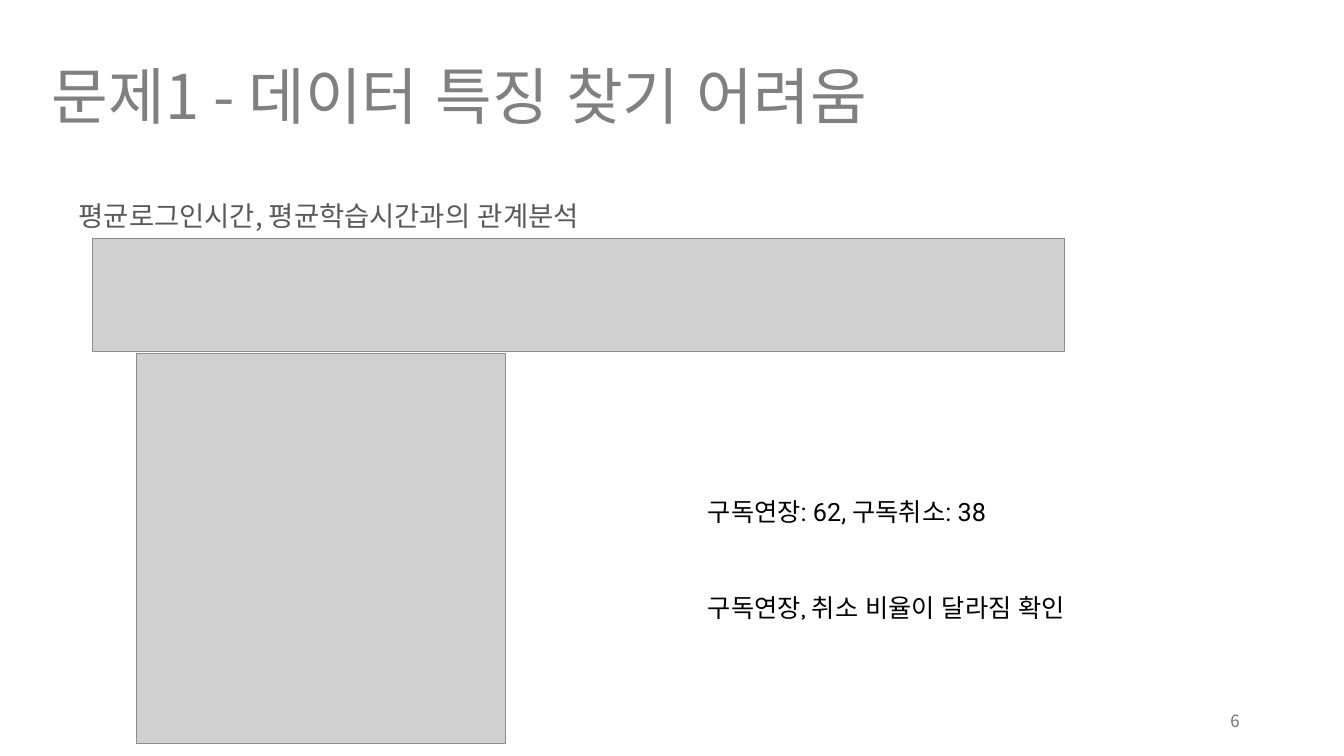
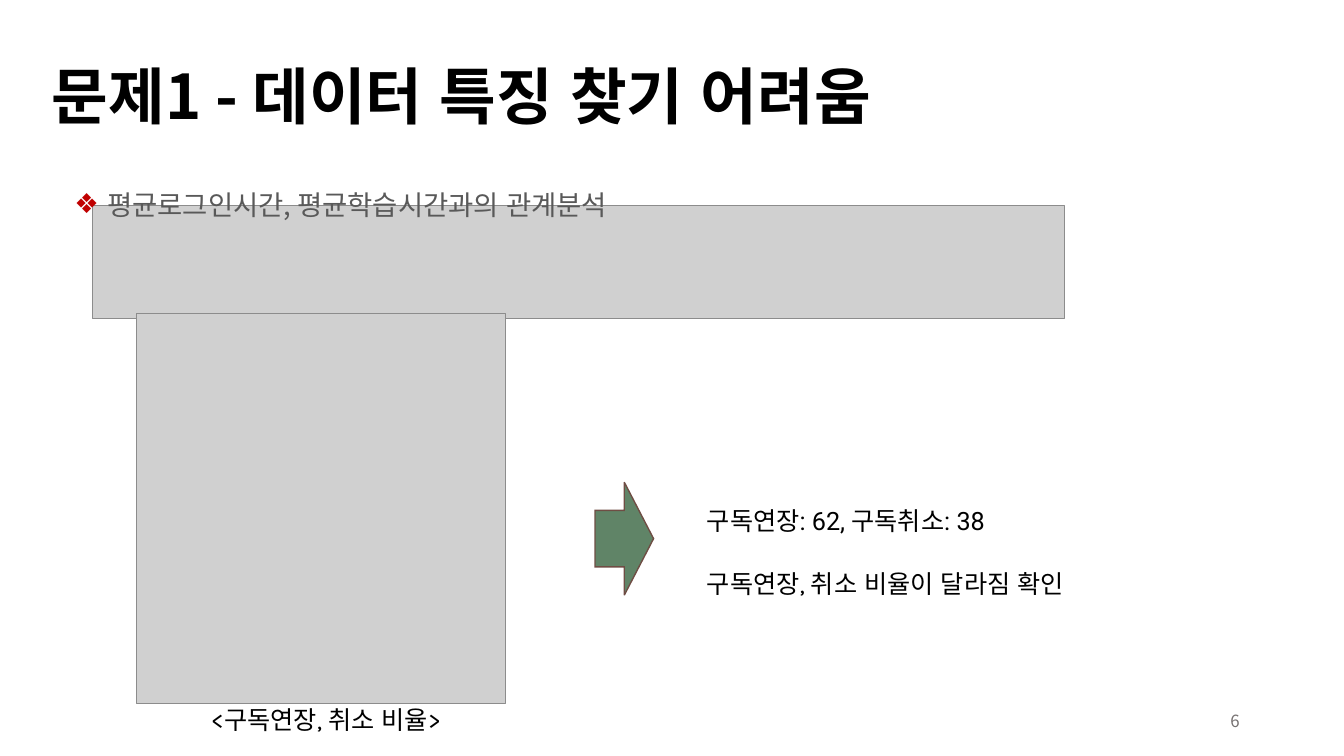
Before and after one commit to aiexplorer515/wassup_white, a slide deck: slide 6 of Project/DA_미니프로젝트.pptx. Drawn at 1344x756 pixels with LibreOffice and Linux fonts; fonts in the diff are those of the drawing; grey boxes stand for pictures. Boxes give left, top, right and bottom in pixels: in the first picture for what was removed or moved away, otherwise in the second. Text is boxed around its words. In the diff, an @@ line names an element or a change of style, - is before the commit and + after.

```diff
--- a/Project/DA_미니프로젝트.pptx
+++ b/Project/DA_미니프로젝트.pptx
@@ title "문제1 - 데이터 특징 찾기 ..." at [52,67,871,125]: text colour #808080 to #000000, bold on @@
@@ text "평균로그인시간, 평균학습시간과의 관계분석": place and size @@
-text "평균로그인시간, 평균학습시간과의 관계분석" at [79,203,579,231]
+text "평균로그인시간, 평균학습시간과의 관계분석" at [107,188,607,220]
@@ text "평균로그인시간, 평균학습시간과의 관계분석" at [107,188,607,220]: bullet none to ❖ @@
@@ picture: place and size @@
-picture at [93,239,1065,352]
+picture at [93,206,1065,319]
@@ picture: place and size @@
-picture at [136,354,505,744]
+picture at [136,314,505,704]
@@ right arrow added at [595,482,653,595], fill #608467, outline #704D45 1 pt @@
@@ text "구독연장: 62, 구독취소: 38": place and size @@
-text "구독연장: 62, 구독취소: 38" at [708,500,986,525]
+text "구독연장: 62, 구독취소: 38" at [707,509,985,534]
@@ text "구독연장, 취소 비율이 달라짐 확인": place and size @@
-text "구독연장, 취소 비율이 달라짐 확인" at [708,596,1065,620]
+text "구독연장, 취소 비율이 달라짐 확인" at [707,572,1064,596]
@@ text added at [211,703,441,732], 18 pt, text #000000 @@
+<구독연장, 취소 비율>
```
Also in this commit, not shown: 21 other slides changed.
